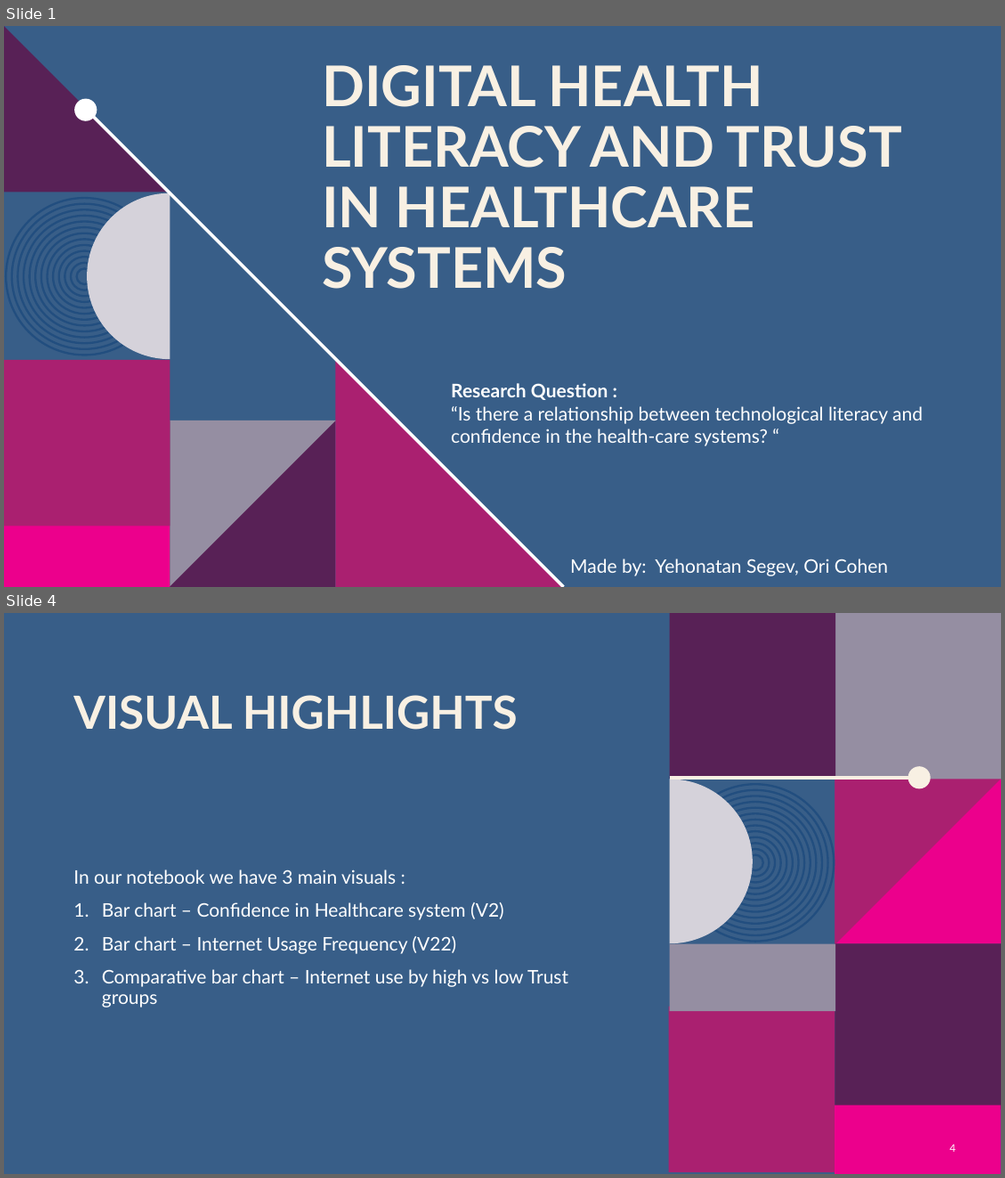
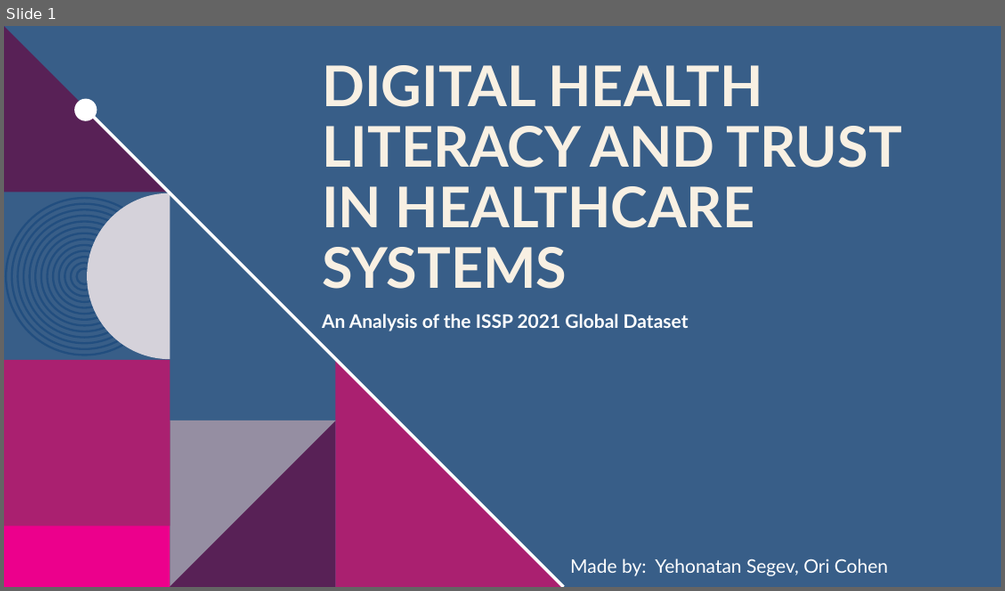
Before and after one commit to yonatanzxc123/ISSP-Health-Data-Analysis, a slide deck: Digital Health Literacy and Trust in Healthcare Systems.pptx. Shown one above the other, each under a label of ours: slides 1 and 4 before the commit, slide 1 after it; the slides between them are not shown. The pictures are 1005x1178 and 1005x591 pixels, drawn with LibreOffice and Linux fonts; fonts in the diff are those of the drawing; background and template pictures are left out. Boxes give left, top, right and bottom in pixels: in the first picture for what was removed or moved away, otherwise in the second. Text is boxed around its words. In the diff, an @@ line names an element or a change of style, - is before the commit and + after.

```diff
--- a/Digital Health Literacy and Trust in Healthcare Systems.pptx
+++ b/Digital Health Literacy and Trust in Healthcare Systems.pptx
@@ slide 4 removed at bbox=[4, 613, 1001, 1174], background #385E88 @@
@@ title removed at bbox=[73, 695, 518, 730] @@
-VISUAL HIGHLIGHTS
@@ group removed at bbox=[669, 613, 1001, 1174]: 14 ellipses, 7 rectangles, 2 freeform shapes, 1 line @@
@@ text removed at bbox=[73, 869, 568, 1007] @@
-In our notebook we have 3 main visuals :
-1. Bar chart – Confidence in Healthcare system (V2)
-2. Bar chart – Internet Usage Frequency (V22)
-3. Comparative bar chart – Internet use by high vs low Trust groups
@@ page number removed at bbox=[949, 1143, 955, 1151] @@
-4
@@ slide 1 changed as well @@
@@ text at bbox=[322, 313, 688, 331]: text changed; bold on @@
-Research Question :
-“Is there a relationship between technological literacy and confidence in the health-care systems? “
+An Analysis of the ISSP 2021 Global Dataset
```
Also in this commit, not shown: 8 slides added, 3 other slides removed, 1 other file.
